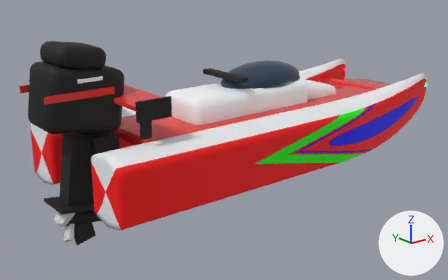
What one commit did to the glTF model Art/Models/Tunnel.glb.
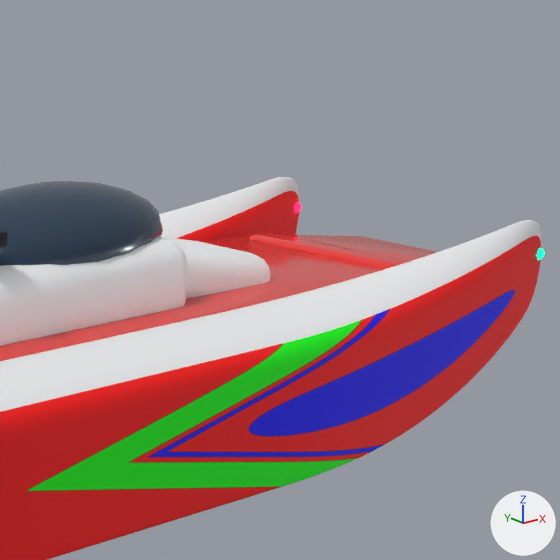
Each version is shown whole from a 50 mm lens placed at (-5.6, -6.29, 2.55), pointed at (-0.45, 0.14, -0.02), then close up on the part from 55% to 97% of the width and 0% to 67% of the height. The axes (+X, +Y, +Z) are drawn at lower right. The lights are the same throughout. The first two pictures are the older version. Vertices at exactly the same position are counted once.

The first close-up shows 'Tunnel'.
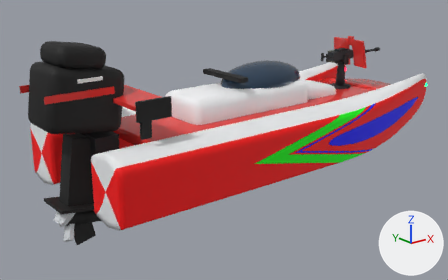
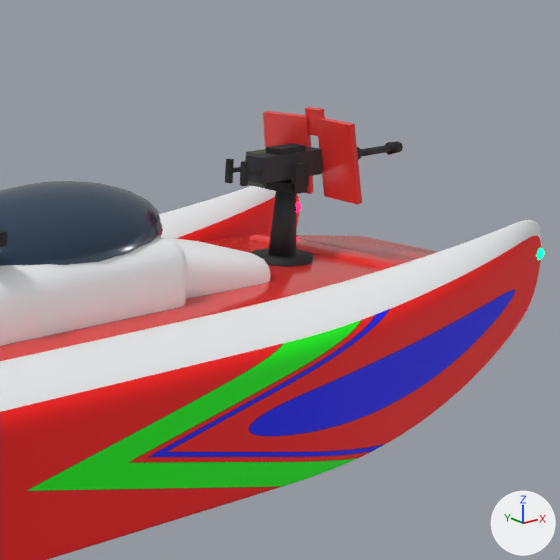
Where the change shows, as pixel boxes (x1, y1, x2, y2) in the close-ups (560 x 560 px):
'Tunnel', reshaped
    before: (0, 177, 544, 560)
    after: (0, 107, 544, 560)
part 1 of me_tunnel, added (black)
    after: (252, 248, 313, 267)
part 2 of me_tunnel, added
    after: (265, 179, 308, 194)
part 3 of me_tunnel, added (black)
    after: (291, 161, 310, 191)
part 4 of me_tunnel, added
    after: (266, 143, 306, 155)
part 5 of me_tunnel, added (mostly hidden)
    after: (357, 147, 362, 160)
part 6 of me_tunnel, added
    after: (385, 141, 403, 155)
part 7 of me_tunnel, added
    after: (248, 169, 265, 175)
part 8 of me_tunnel, added
    after: (268, 189, 297, 257)
part 9 of me_tunnel, added
    after: (247, 147, 323, 184)
part 10 of me_tunnel, added (mostly hidden)
    after: (361, 145, 392, 156)
part 11 of me_tunnel, added (mostly hidden)
    after: (245, 149, 267, 188)
part 12 of me_tunnel, added
    after: (225, 158, 234, 183)
part 13 of me_tunnel, added
    after: (240, 161, 249, 186)
part 14 of me_tunnel, added (red)
    after: (263, 107, 362, 205)

Patch to the scene script:
```diff
--- a/Art/Models/Tunnel.glb.py
+++ b/Art/Models/Tunnel.glb.py
@@ me_tunnel @@
-me_tunnel.from_pydata(...)  # 14496 vertices, 28868 faces; spans x -3.17..3.0, y -1.95..0.31, z -0.84..1.56
+me_tunnel.from_pydata(...)  # 14712 vertices, 29224 faces; spans x -3.17..3.0, y -1.95..0.31, z -0.84..1.56
+# me_tunnel part 1: a new loose piece, a 14-sided cylinder along z spanning x 1.594..1.906, y -0.98..-0.66, z 0.42..0.48, in mat_steel_17191c (black #17191c)
+# me_tunnel part 2: a new loose piece, a box spanning x 1.7..1.8, y -0.92..-0.72, z 0.815..0.865, in mat_steel_17191c (black #17191c)
+# me_tunnel part 3: a new loose piece, a box spanning x 1.7..1.8, y -0.923..-0.897, z 0.83..0.97, in mat_steel_17191c (black #17191c)
+# me_tunnel part 4: a new loose piece, a box spanning x 1.63..1.83, y -0.865..-0.775, z 1.015..1.045, in mat_steel_17191c (black #17191c)
+# me_tunnel part 5: a new loose piece, a 10-sided cylinder along x spanning x 1.96..2.3, y -0.856..-0.784, z 0.916..0.984, in mat_steel_17191c (black #17191c)
+# me_tunnel part 6: a new loose piece, an 8-sided cut cone along x (radius 0.034 at the low end, 0.03 at the high end) spanning x 2.57..2.65, y -0.854..-0.786, z 0.916..0.984, in mat_steel_17191c (black #17191c)
+# me_tunnel part 7: a new loose piece, a box spanning x 1.37..1.51, y -0.88..-0.86, z 0.94..0.96, in mat_steel_17191c (black #17191c)
+# me_tunnel part 8: a new loose piece, a 12-sided cut cone along z (radius 0.08 at the low end, 0.05 at the high end) spanning x 1.67..1.83, y -0.89..-0.75, z 0.47..0.83, in mat_steel_2a2d31 (dark grey #2a2d31)
+# me_tunnel part 9: a new loose piece, a box spanning x 1.5..1.96, y -0.88..-0.76, z 0.88..1.01, in mat_steel_2a2d31 (dark grey #2a2d31)
+# me_tunnel part 10: a new loose piece, an 8-sided cylinder along x spanning x 2.21..2.61, y -0.84..-0.8, z 0.93..0.97, in mat_steel_2a2d31 (dark grey #2a2d31)
+# me_tunnel part 11: a new loose piece, a box spanning x 1.67..1.87, y -0.74..-0.61, z 0.83..1.0, in mat_box_4a5240 (greyish green #4a5240)
+# me_tunnel part 12: a new loose piece, a box spanning x 1.357..1.383, y -0.785..-0.755, z 0.89..1.01, in mat_rubber_151719 (black #151719)
+# me_tunnel part 13: a new loose piece, a box spanning x 1.357..1.383, y -0.885..-0.855, z 0.89..1.01, in mat_rubber_151719 (black #151719)
+# me_tunnel part 14
+# 24 vertices are added at x 1.87..2.03, y -1.13..-0.51, z 0.76..1.22
+# 36 new faces join them, mat_paint_e53935 (red #e53935)
+# other edits to the shape of me_tunnel do not show in these pictures
 me_tunnel.materials.append(mat_liverytunnel_ffffff)
@@ me_tunnel @@
 me_tunnel.materials.append(mat_prop_d0d4d8)
+me_tunnel.materials.append(mat_steel_17191c)  # black #17191c
+me_tunnel.materials.append(mat_steel_2a2d31)  # dark grey #2a2d31
+me_tunnel.materials.append(mat_box_4a5240)  # greyish green #4a5240
+me_tunnel.materials.append(mat_chrome_c9a227)  # yellow #c9a227
+me_tunnel.materials.append(mat_rubber_151719)  # black #151719
```
